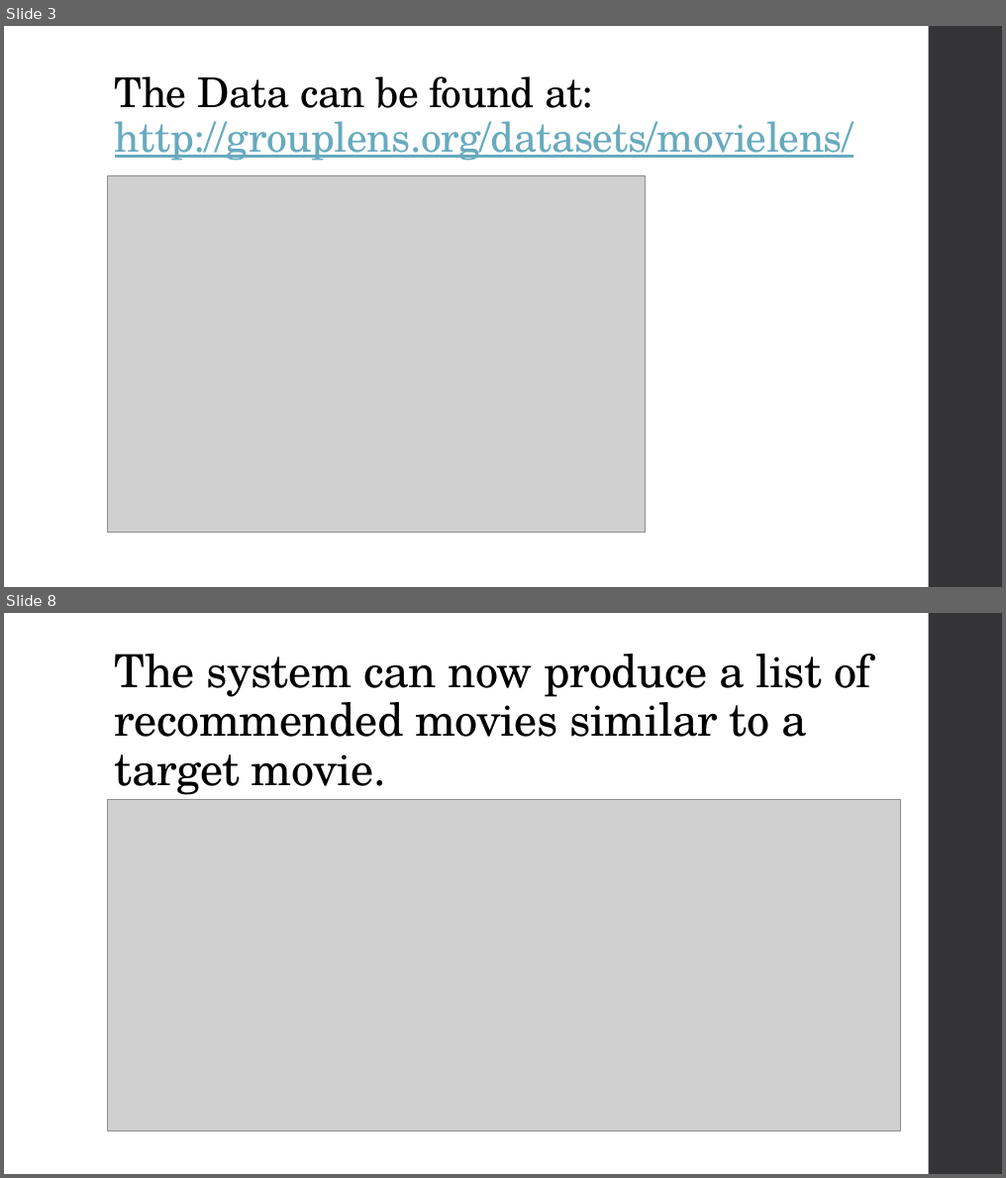
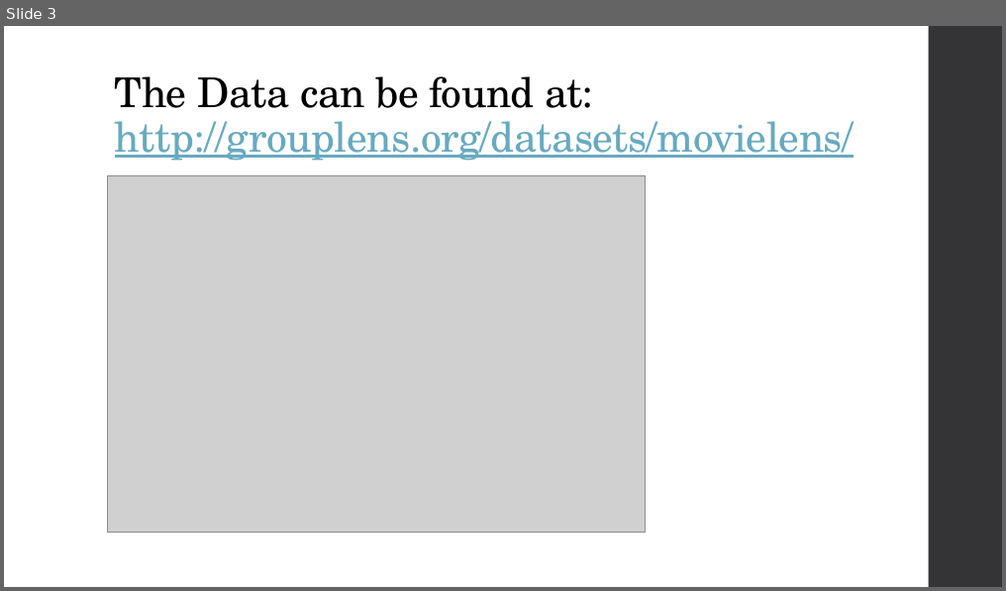
Before and after one commit to SomilB/Data-Science-Intensive---Capstone-Project, a slide deck: Capstone Presentation.pptx. Shown one above the other, each under a label of ours: slides 3 and 8 before the commit, slide 3 after it; the slides between them are not shown. The pictures are 1006x1178 and 1006x591 pixels, drawn with LibreOffice and Linux fonts; fonts in the diff are those of the drawing; grey boxes stand for pictures. Boxes give left, top, right and bottom in pixels: in the first picture for what was removed or moved away, otherwise in the second. Text is boxed around its words. In the diff, an @@ line names an element or a change of style, - is before the commit and + after.

```diff
--- a/Capstone Presentation.pptx
+++ b/Capstone Presentation.pptx
@@ slide 8 removed at <box>4,613,1002,1174</box>, background #FFFFFF; not listed: 1 template element that a slide beside it also shows @@
@@ title removed at <box>115,654,871,795</box> @@
-The system can now produce a list of recommended movies similar to a target movie.
@@ picture removed at <box>107,799,901,1131</box> @@
```
Also in this commit, not shown: 7 slides changed, 10 slides added, 1 other slide removed.
